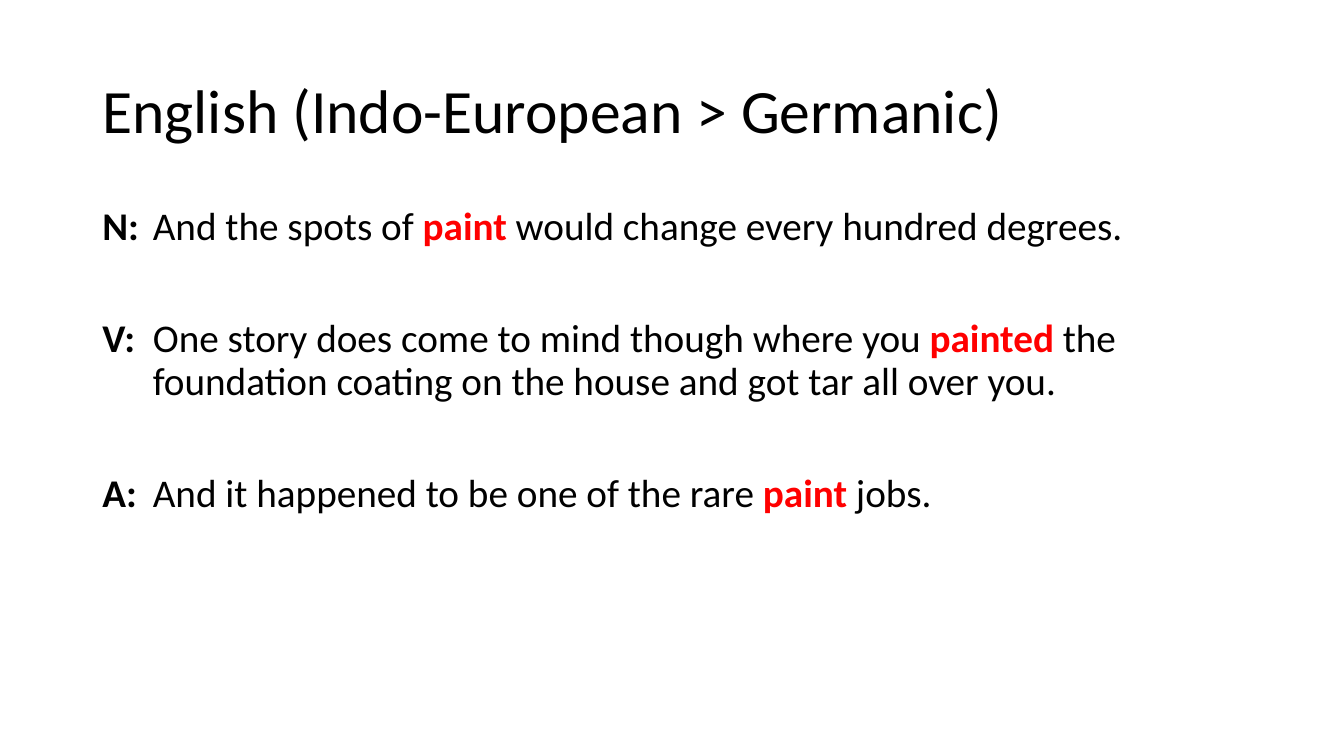
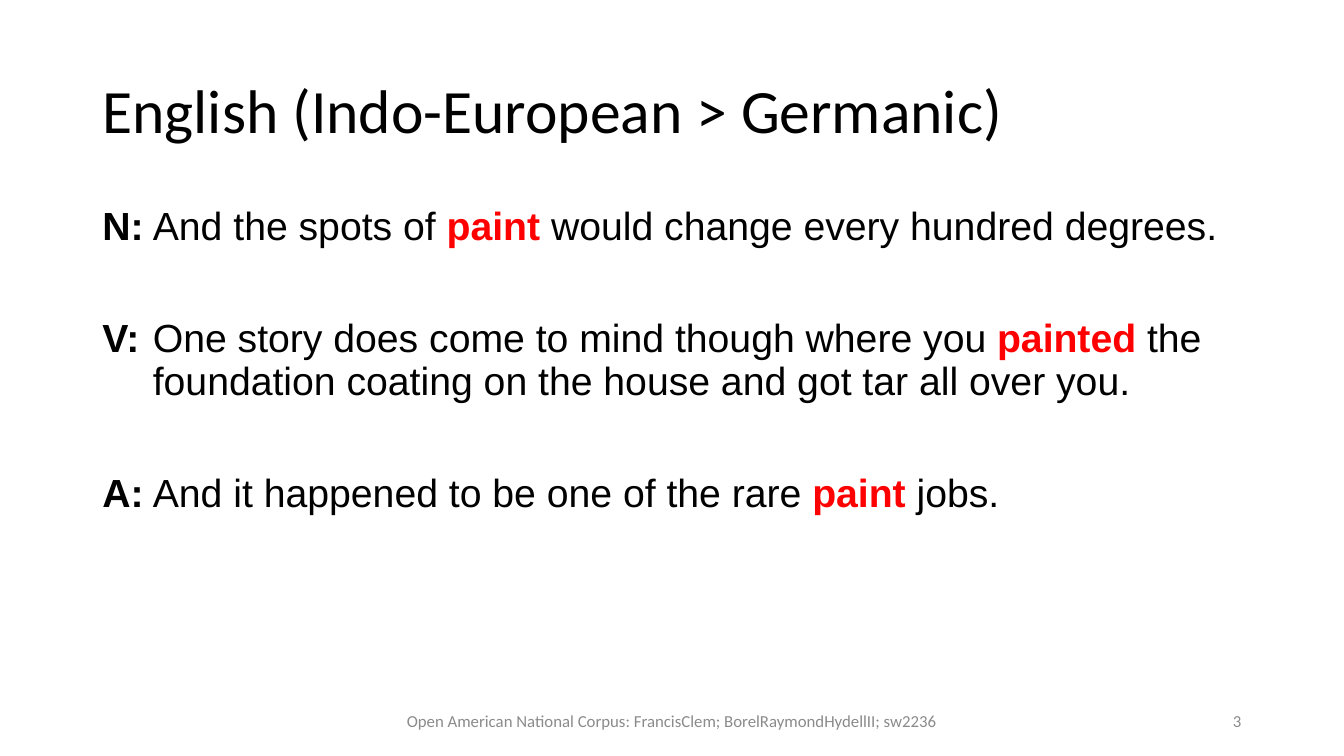
Before and after one commit to dwhieb/dissertation, a slide deck: slide 3 of publications/Lexical flexibility Expanding the empirical coverage/Lexical flexibility Expanding the empirical coverage.pptx. Drawn at 1344x756 pixels with LibreOffice and Linux fonts; fonts in the diff are those of the drawing. Boxes give left, top, right and bottom in pixels: in the first picture for what was removed or moved away, otherwise in the second. Text is boxed around its words. In the diff, an @@ line names an element or a change of style, - is before the commit and + after.

```diff
--- a/publications/Lexical flexibility Expanding the empirical coverage/Lexical flexibility Expanding the empirical coverage.pptx
+++ b/publications/Lexical flexibility Expanding the empirical coverage/Lexical flexibility Expanding the empirical coverage.pptx
@@ text "N: And the spots of ..." at (102, 211, 1217, 515): font Calibri to Arial @@
@@ text added at (407, 715, 936, 730), 12 pt, text #8C8C8C @@
+Open American National Corpus: FrancisClem; BorelRaymondHydellII; sw2236
@@ page number added at (1233, 716, 1241, 727), 12 pt, text #8C8C8C @@
+3
```
Also in this commit, not shown: 6 other slides changed, 63 slides added, 2 slides removed, 4 other files.
